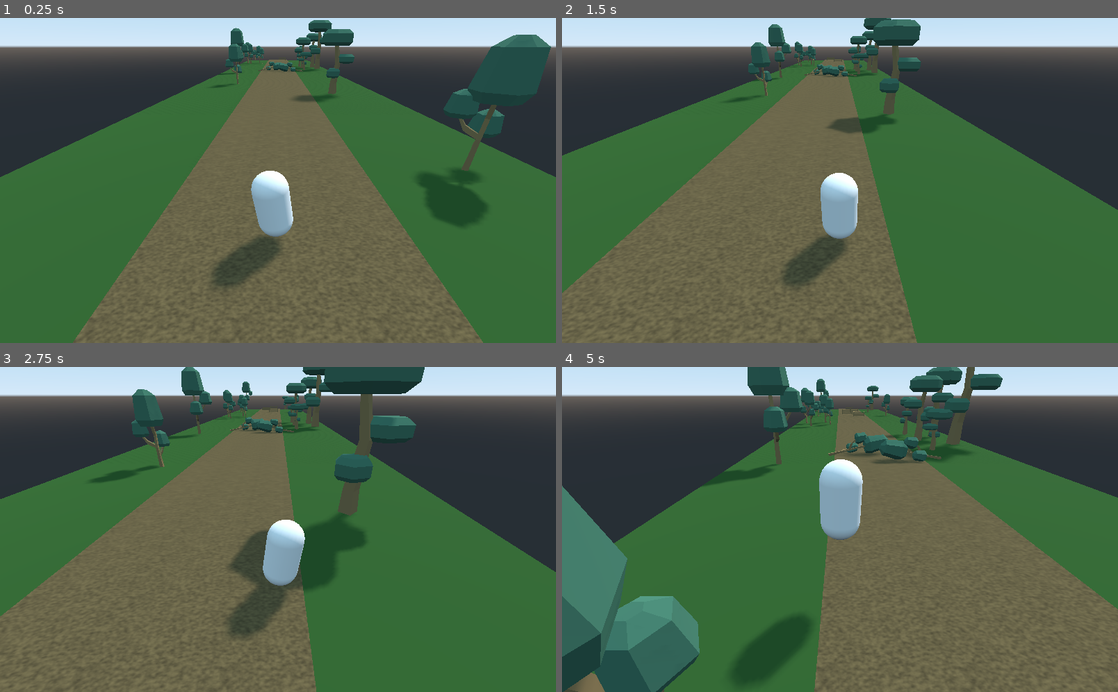
Above: before the commit, frames 1-4 (two rows, left to right).
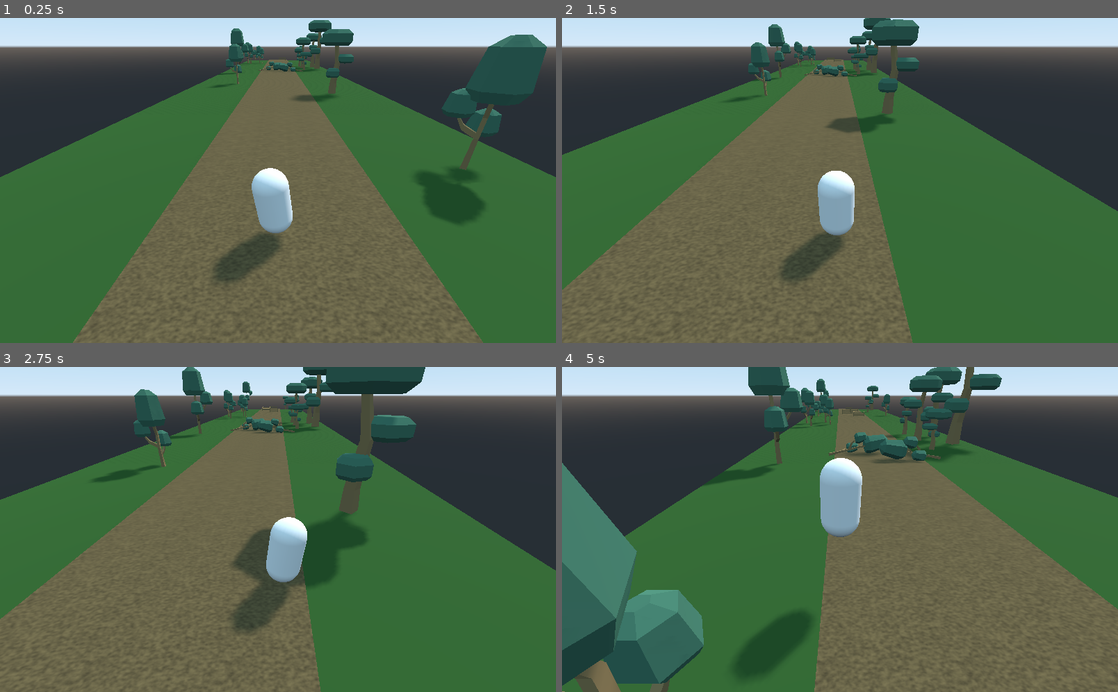
Above: after the commit, the same moments.

Repository: SPuntte/aitajuoksu-training
Game: Godot game, scene res://Main.tscn
Same seed, same stepped clock (60 frames per second), same inputs: the game is played once before the commit and once after it.
Inputs:
- Up to frame 1 (0.25 s): no input
- Up to frame 2 (1.5 s): hold Right (move_right) 0.53-1.28 s; tap Space (jump) at 0.77 s; hold Left (move_left) from 1.28 s (still down)
- Up to frame 3 (2.75 s): tap Space (jump) at 1.52 s; release Left (move_left) at 2.03 s; hold Right (move_right) from 2.03 s (still down)
- Up to frame 4 (5 s): tap Space (jump) at 3.02, 3.77, 4.52 s; release Right (move_right) at 3.53 s; hold Left (move_left) from 3.53 s (still down)

The runs differ from the first frame. In frame 1, 1.0% of the frame differs, in the area x 13-100%, y 1-100%; in frame 2, 1.7%; in frame 3, 2.0%; in frame 4, 4.6%, in the area x 0-100%, y 0-100%.

Commit message:
Implement randomly generated "infinite" road

Diff:
--- a/Main.gd
+++ b/Main.gd
@@ -4,6 +4,13 @@
 var run_speed: float = 8.0
 var jump_length: float = 5.5
 var jump_height: float = 2.0
+
+var initial_road_count: int = 5
+var road_scenes = [
+	load("res://Road1.tscn"),
+	load("res://Road2.tscn"),
+	load("res://Road3.tscn"),
+]
 
 # References to nodes
 onready var player = $Player
@@ -12,10 +19,43 @@
 
 # Called when the node enters the scene tree for the first time.
 func _ready():
+	# Make every play different
+	randomize()
+
 	player.setup_jump(jump_length, jump_height, run_speed)
 
+	for i in range(initial_road_count):
+		var road = make_random_road()
+		road.translation.z = -(i + 1) * RoadBase.LENGTH
+		add_child(road)
 
-func _process(delta):
+
+func _physics_process(delta):
+	if player.translation.z < -RoadBase.LENGTH:
+		# Teleport player back to the origin
+		player.translation.z += RoadBase.LENGTH
+
+		# Teleport all road pieces backwards
+		for child in get_children():
+			var road = child as RoadBase
+			if road:
+				road.translation.z += RoadBase.LENGTH
+				# Discard road pieces behind the player
+				if road.translation.z > RoadBase.LENGTH:
+					road.queue_free()
+
+		# Add a new road piece to the front of the player
+		var new_road := make_random_road()
+		new_road.translation.z = -initial_road_count * RoadBase.LENGTH
+		add_child(new_road)
+
 	# Attach camera to the ground at player position
 	camera_pivot.translation = player.translation
 	camera_pivot.translation.y = 0
+
+
+# Choose and instanciate a random road piece
+func make_random_road() -> RoadBase:
+	var road_scene = road_scenes[randi() % road_scenes.size()]
+	var road = road_scene.instance()
+	return road
--- a/Main.tscn
+++ b/Main.tscn
@@ -1,10 +1,8 @@
-[gd_scene load_steps=6 format=2]
+[gd_scene load_steps=4 format=2]
 
 [ext_resource path="res://Player.tscn" type="PackedScene" id=1]
 [ext_resource path="res://RoadStart.tscn" type="PackedScene" id=2]
 [ext_resource path="res://Main.gd" type="Script" id=3]
-[ext_resource path="res://Road1.tscn" type="PackedScene" id=4]
-[ext_resource path="res://Road2.tscn" type="PackedScene" id=5]
 
 [node name="Main" type="Spatial"]
 script = ExtResource( 3 )
@@ -20,12 +18,6 @@
 transform = Transform( 0.766045, 0.492404, 0.413176, -5.61943e-08, -0.642788, 0.766044, 0.642787, -0.586824, -0.492404, 0, 9, 0 )
 shadow_enabled = true
 
-[node name="Road1" parent="." instance=ExtResource( 4 )]
-transform = Transform( 1, 0, 0, 0, 1, 0, 0, 0, 1, 0, 0, -100 )
-
-[node name="Road2" parent="." instance=ExtResource( 5 )]
-transform = Transform( 1, 0, 0, 0, 1, 0, 0, 0, 1, 0, 0, -50 )
-
 [node name="CameraPivot" type="Spatial" parent="."]
 
 [node name="Camera" type="Camera" parent="CameraPivot"]
